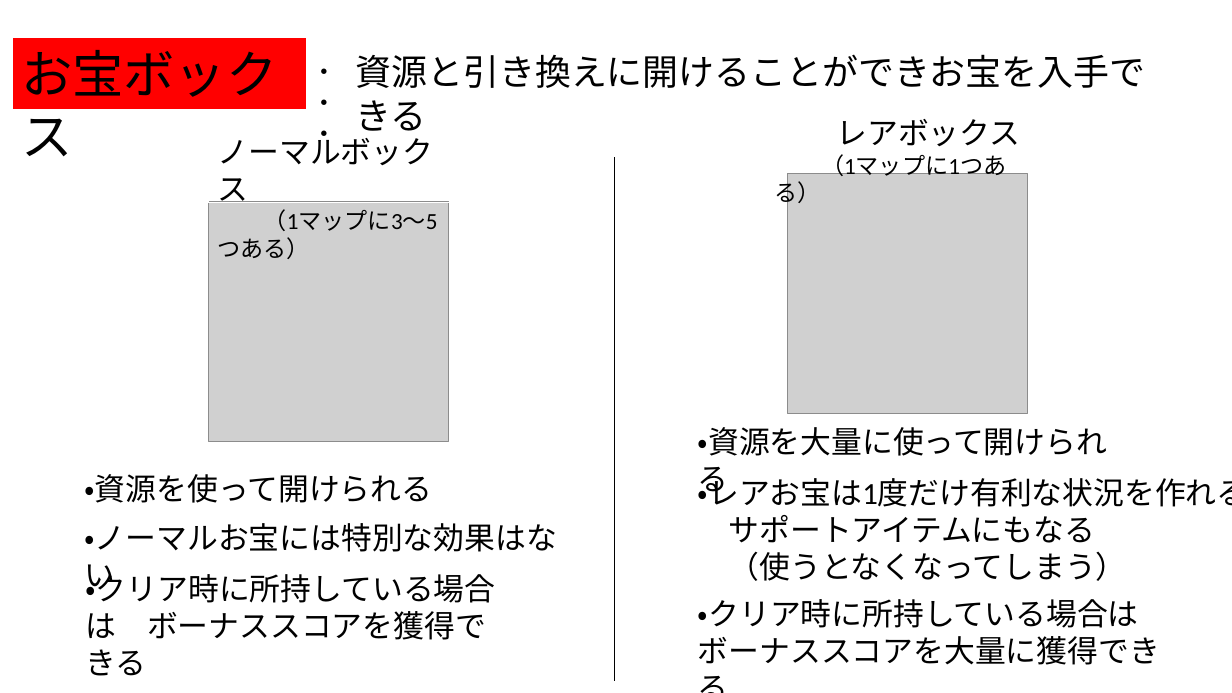
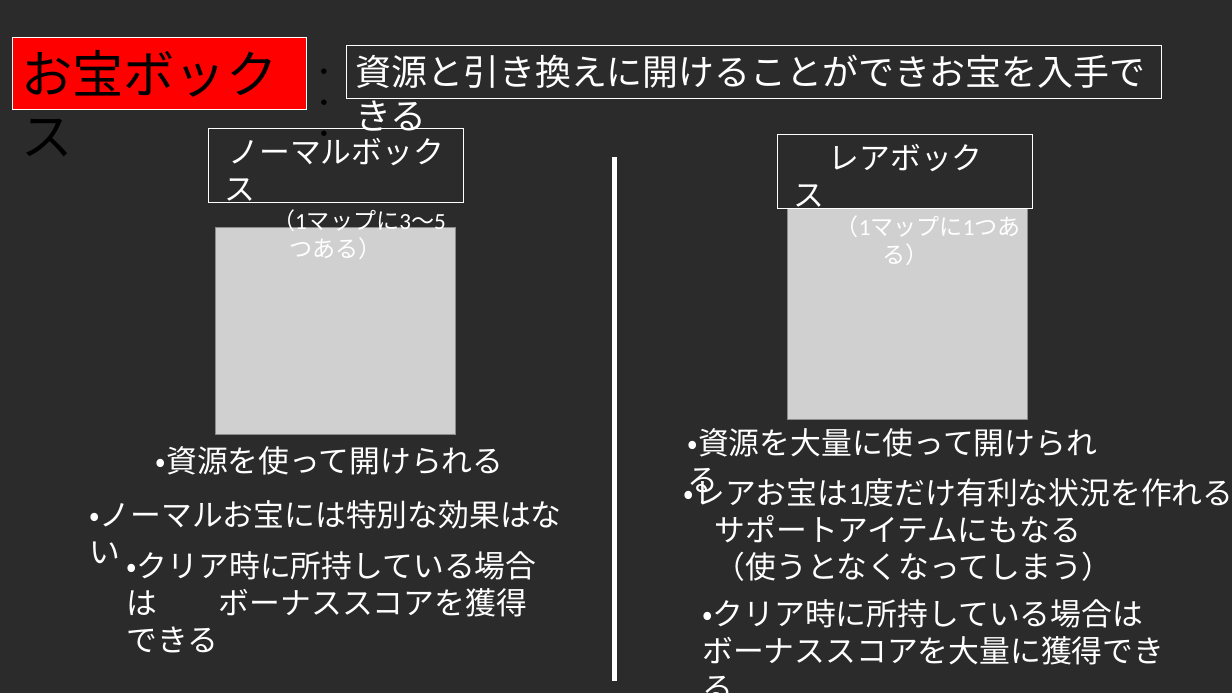
Before and after one commit to ster1271/JobGame, a slide deck: slide 9 of data/就職作品企画書_宮近一星.pptx. Drawn at 1232x693 pixels with LibreOffice and Linux fonts; fonts in the diff are those of the drawing; grey boxes stand for pictures; background and template pictures are left out; a plain dark background stands for a picture behind light text. Boxes give left, top, right and bottom in pixels: in the first picture for what was removed or moved away, otherwise in the second. Text is boxed around its words. In the diff, an @@ line names an element or a change of style, - is before the commit and + after.

```diff
--- a/data/就職作品企画書_宮近一星.pptx
+++ b/data/就職作品企画書_宮近一星.pptx
@@ background #FFFFFF to picture (left out) @@
@@ rectangle "ノーマルボックス （1マップに3～5つある）" at <box>209,128,464,203</box>: text colour #000000 to #FFFFFF; alignment left to centre @@
@@ rectangle "レアボックス （1マップに1つある）": place and size @@
-rectangle "レアボックス （1マップに1つある）" at <box>836,119,1020,146</box>
+rectangle "レアボックス （1マップに1つある）" at <box>778,134,1033,209</box>
@@ rectangle "レアボックス （1マップに1つある）" at <box>778,134,1033,209</box>: outline none to #FFFFFF 0.75 pt @@
@@ text in rectangle at <box>794,144,983,215</box>: text changed; text colour #000000 to #FFFFFF @@
-レアボックス
-（1マップに1つある）
+レアボックス （1マップに1つある）
@@ line (615, 157) - (615, 681): stroke #000000 0.75 pt to #FFFFFF 4.5 pt @@
@@ picture: place and size @@
-picture at <box>787,174,1028,414</box>
+picture at <box>787,209,1028,420</box>
@@ picture: place and size @@
-picture at <box>209,201,449,442</box>
+picture at <box>216,227,457,435</box>
@@ text colour #000000 to #FFFFFF in 7 elements at <box>347,45,1162,98</box>, <box>702,599,1164,665</box>, <box>688,428,1097,457</box>, <box>684,473,1232,581</box>, <box>89,500,561,529</box>, <box>127,551,537,653</box>, <box>156,446,504,475</box> @@
@@ text "・資源を使って開けられる": place and size @@
-text "・資源を使って開けられる" at <box>85,474,433,503</box>
+text "・資源を使って開けられる" at <box>156,446,504,475</box>
@@ text "・資源を大量に使って開けられる": place and size @@
-text "・資源を大量に使って開けられる" at <box>698,427,1107,456</box>
+text "・資源を大量に使って開けられる" at <box>688,428,1097,457</box>
@@ text "・レアお宝は1度だけ有利な状況を作れる": place and size @@
-text "・レアお宝は1度だけ有利な状況を作れる" at <box>698,473,1232,581</box>
+text "・レアお宝は1度だけ有利な状況を作れる" at <box>684,473,1232,581</box>
@@ text "・ノーマルお宝には特別な効果はない": place and size @@
-text "・ノーマルお宝には特別な効果はない" at <box>84,523,556,552</box>
+text "・ノーマルお宝には特別な効果はない" at <box>89,500,561,529</box>
@@ text "・クリア時に所持している場合は ボーナススコアを獲得できる": place and size @@
-text "・クリア時に所持している場合は ボーナススコアを獲得できる" at <box>85,568,495,640</box>
+text "・クリア時に所持している場合は ボーナススコアを獲得できる" at <box>127,551,537,653</box>
```
Also in this commit, not shown: 8 other slides changed.
